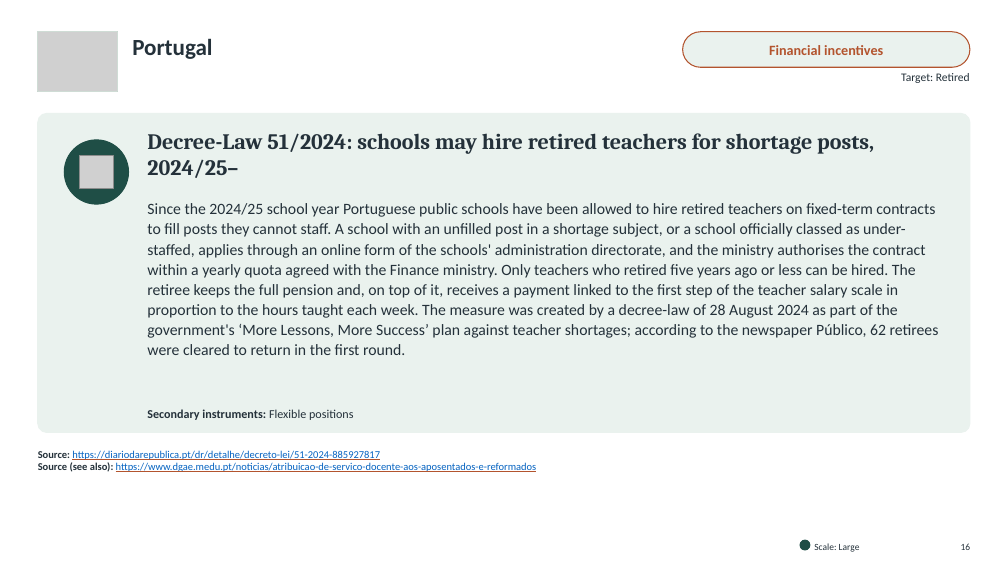
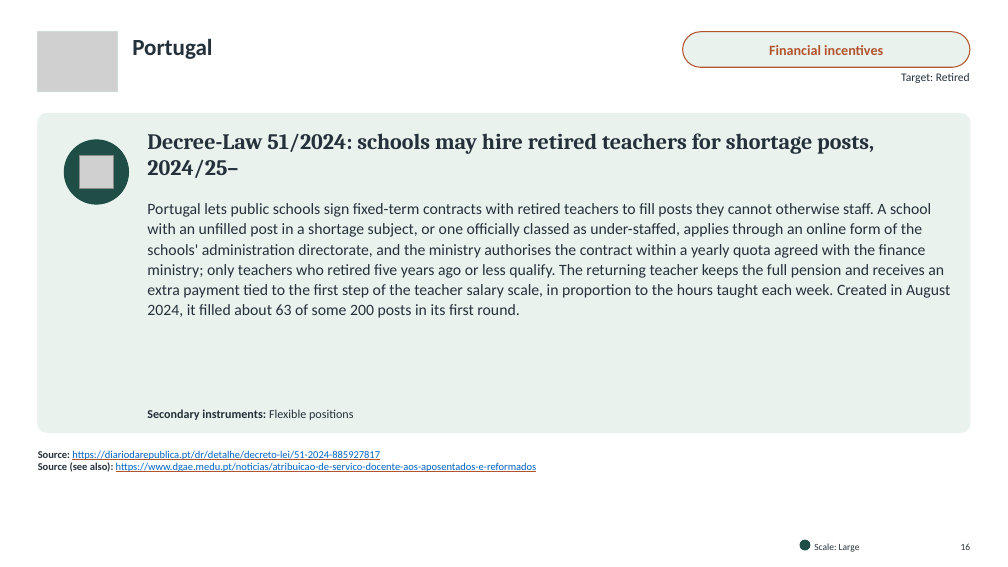
Before and after one commit to jedr1-ship-it/Alternative-Pathways----Quant, a slide deck: slide 16 of policies/Re-attracting_Former_Teachers.pptx. Drawn at 1008x567 pixels with LibreOffice and Linux fonts; fonts in the diff are those of the drawing; grey boxes stand for pictures. Boxes give left, top, right and bottom in pixels: in the first picture for what was removed or moved away, otherwise in the second. Text is boxed around its words. In the diff, an @@ line names an element or a change of style, - is before the commit and + after.

```diff
--- a/policies/Re-attracting_Former_Teachers.pptx
+++ b/policies/Re-attracting_Former_Teachers.pptx
@@ text at box(147, 203, 950, 318): text changed @@
-Since the 2024/25 school year Portuguese public schools have been allowed to hire retired teachers on fixed-term contracts to fill posts they cannot staff. A school with an unfilled post in a shortage subject, or a school officially classed as under-staffed, applies through an online form of the schools' administration directorate, and the ministry authorises the contract within a yearly quota agreed with the Finance ministry. Only teachers who retired five years ago or less can be hired. The retiree keeps the full pension and, on top of it, receives a payment linked to the first step of the teacher salary scale in proportion to the hours taught each week. The measure was created by a decree-law of 28 August 2024 as part of the government's ‘More Lessons, More Success’ plan against teacher shortages; according to the newspaper Público, 62 retirees were cleared to return in the first round.
+Portugal lets public schools sign fixed-term contracts with retired teachers to fill posts they cannot otherwise staff. A school with an unfilled post in a shortage subject, or one officially classed as under-staffed, applies through an online form of the schools' administration directorate, and the ministry authorises the contract within a yearly quota agreed with the finance ministry; only teachers who retired five years ago or less qualify. The returning teacher keeps the full pension and receives an extra payment tied to the first step of the teacher salary scale, in proportion to the hours taught each week. Created in August 2024, it filled about 63 of some 200 posts in its first round.
```
Also in this commit, not shown: 29 other slides changed, 5 other files.
